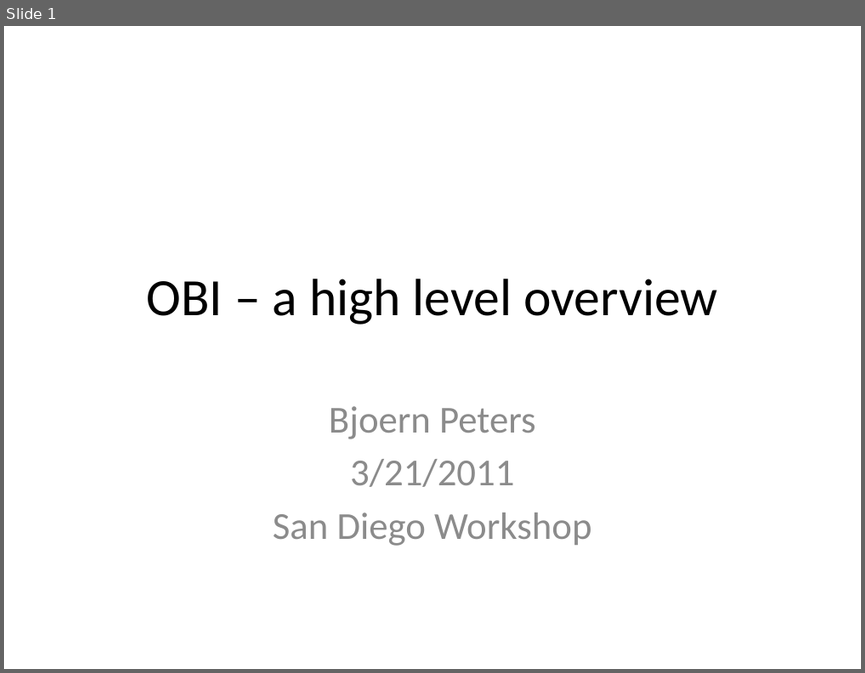
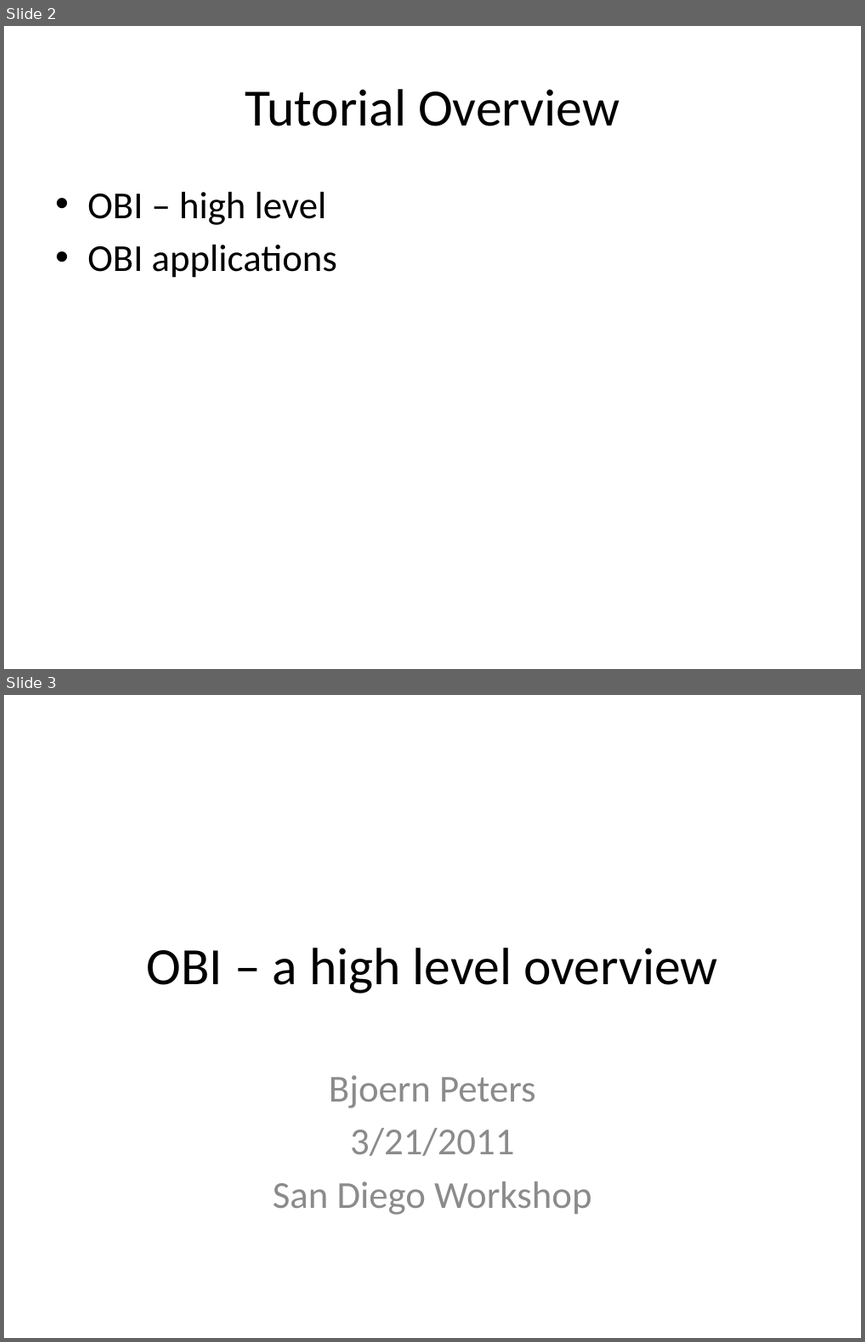
Before and after one commit to obi-ontology/obi-legacy-svn, a slide deck: trunk/docs/presentations/OBI tutorial July 2011 ICBO/OBI overview and IEDB.pptx. Shown one above the other, each under a label of ours: slide 1 before the commit, slides 2 and 3 after it. The pictures are 865x673 and 865x1342 pixels, drawn with LibreOffice and Linux fonts; fonts in the diff are those of the drawing. Boxes give left, top, right and bottom in pixels: in the first picture for what was removed or moved away, otherwise in the second. Text is boxed around its words. In the diff, an @@ line names an element or a change of style, - is before the commit and + after.

```diff
--- a/trunk/docs/presentations/OBI tutorial July 2011 ICBO/OBI overview and IEDB.pptx
+++ b/trunk/docs/presentations/OBI tutorial July 2011 ICBO/OBI overview and IEDB.pptx
@@ slide 2 added at bbox=[4, 26, 861, 669], background #FFFFFF @@
@@ title added at bbox=[245, 89, 619, 126], 44 pt, text #000000 @@
+Tutorial Overview
@@ text added at bbox=[87, 192, 337, 278], 32 pt, text #000000 @@
+• OBI – high level
+• OBI applications
@@ what was slide 1 is now slide 3 @@
```
Also in this commit, not shown: 3 slides changed, 5 other slides added, 5 slides removed.
